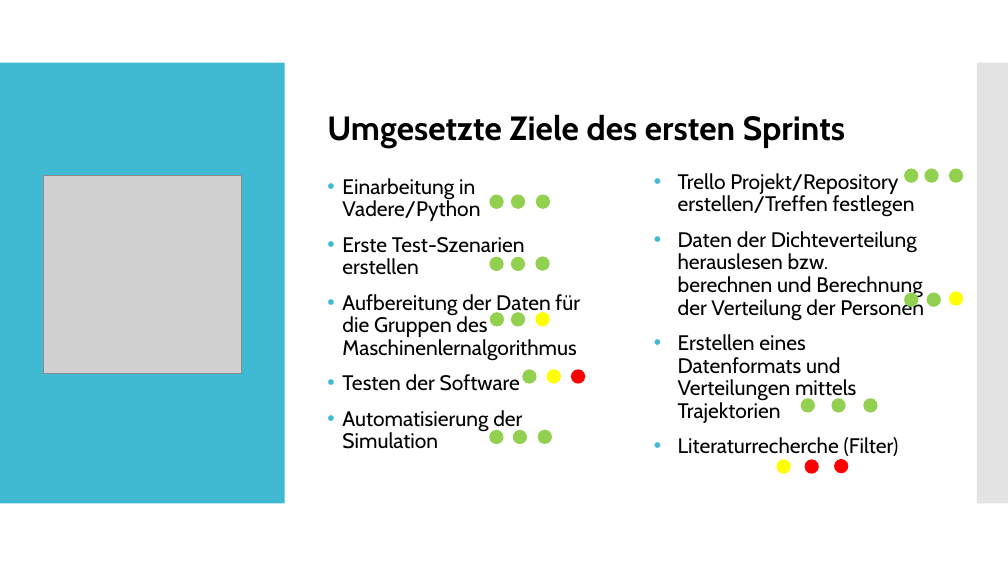
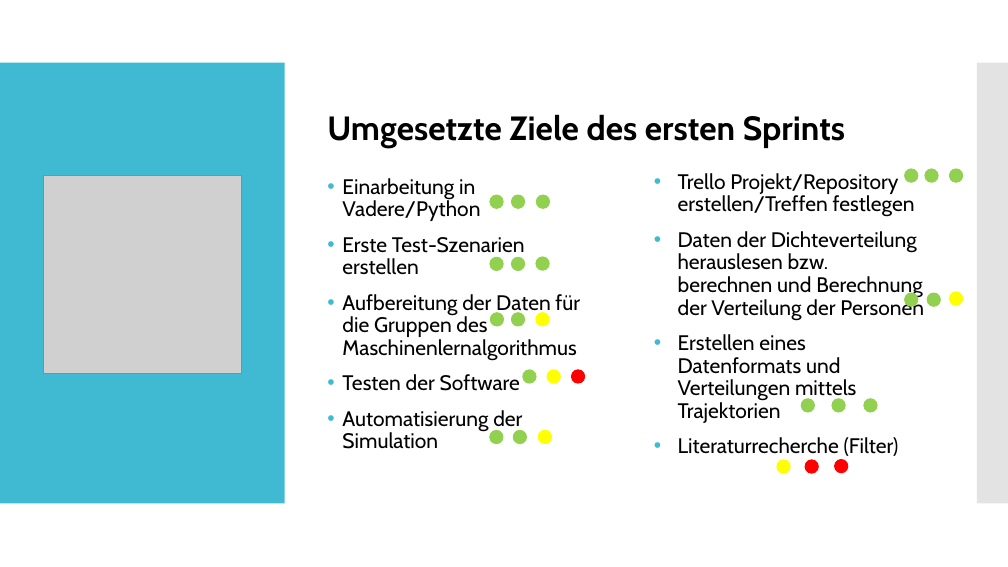
Before and after one commit to Datagroup-ModSim/ModSim17-data-generation-filters, a slide deck: slide 6 of presentations/Datenerzeugung und Datenanalyse_Sprint1_formatiert.pptx (slide 5 before the commit). Drawn at 1008x567 pixels with LibreOffice and Linux fonts; fonts in the diff are those of the drawing; grey boxes stand for pictures. Boxes give left, top, right and bottom in pixels: in the first picture for what was removed or moved away, otherwise in the second. Text is boxed around its words. In the diff, an @@ line names an element or a change of style, - is before the commit and + after.

```diff
--- a/presentations/Datenerzeugung und Datenanalyse_Sprint1_formatiert.pptx
+++ b/presentations/Datenerzeugung und Datenanalyse_Sprint1_formatiert.pptx
@@ ellipse at (x1=538, y1=430, x2=552, y2=444): fill #92D050 to #FFFF00; outline #92D050 0.85 pt to #FFFF00 0.85 pt @@
```
Also in this commit, not shown: 1 other slide changed, 1 slide added.
